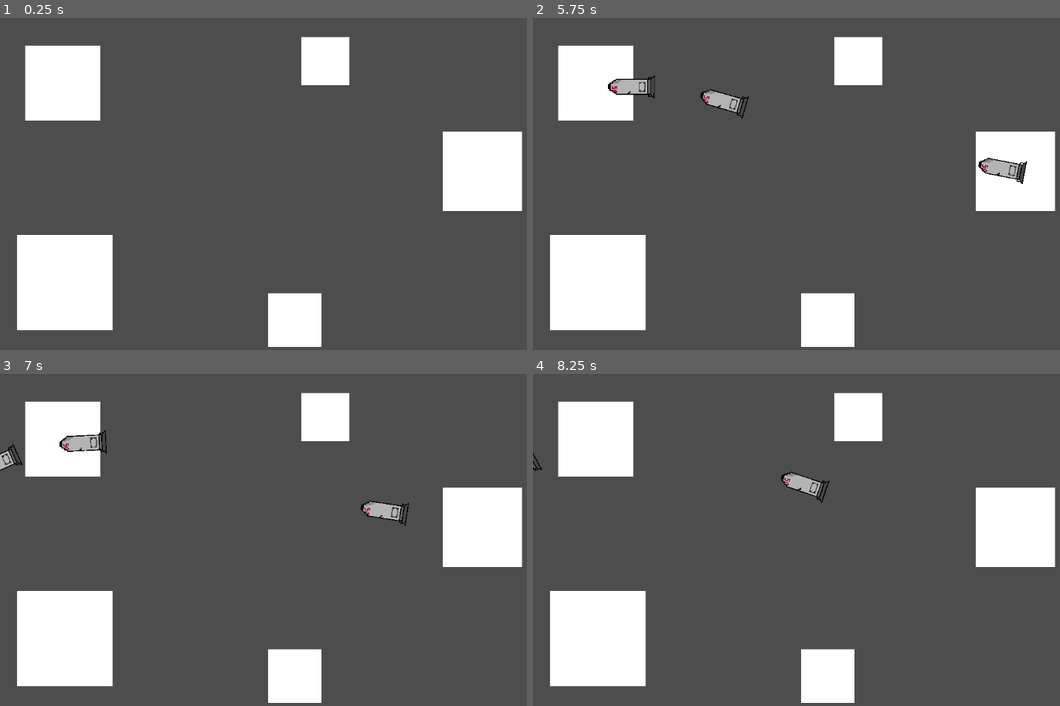
Above: before the commit, frames 1-4 (two rows, left to right).
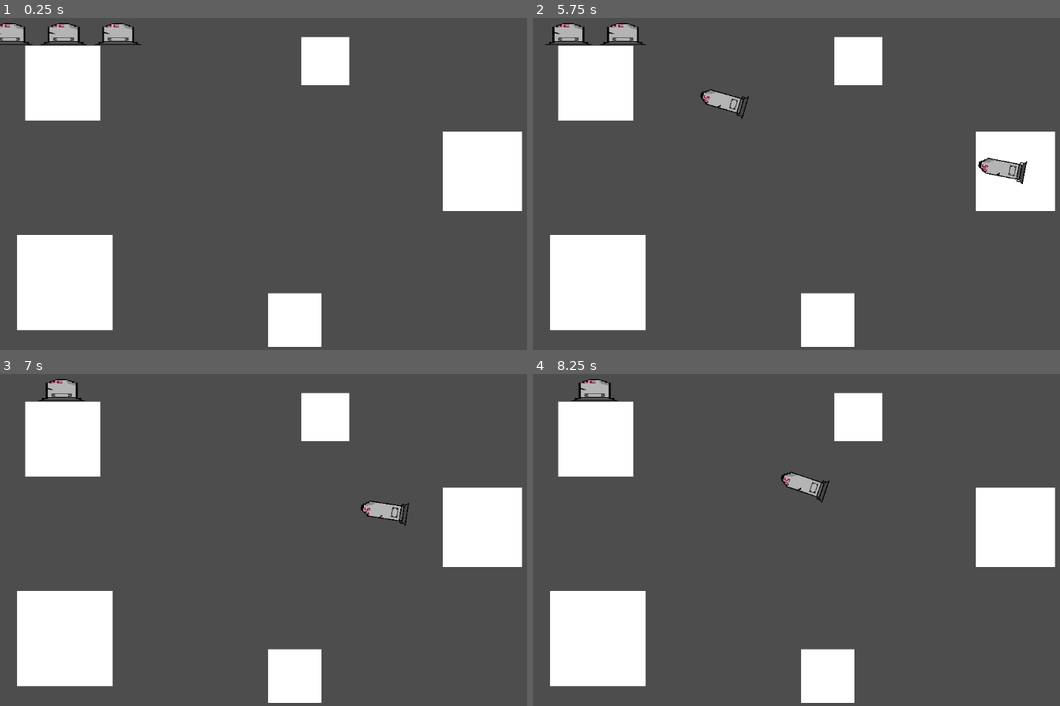
Above: after the commit, the same moments.

Repository: farkon00/GMTK2024
Game: Godot game, scene res://Main.tscn
Two runs of this game, one before a commit and one after it. Both use one fixed random seed, a clock stepped at 60 frames per second and the inputs below.
Inputs (mouse positions are in pixels of both pictures, inside the frame that each line leads up to):
- Up to frame 1 (0.25 s): no input
- Up to frame 2 (5.75 s): tap Enter at 0.5 s; move the mouse to (975, 160) at 0.52 s; click (975, 160) at 0.67 s; move the mouse to (717, 193) at 1.27 s; click (717, 193) at 1.42 s; move the mouse to (901, 101) at 2.02 s; click (901, 101) at 2.17 s; move the mouse to (812, 247) at 2.77 s; click (812, 247) at 2.92 s; move the mouse to (1028, 227) at 3.52 s; click (1028, 227) at 3.67 s; move the mouse to (654, 124) at 4.27 s; click (654, 124) at 4.42 s; move the mouse to (870, 177) at 5.02 s; click (870, 177) at 5.17 s
- Up to frame 3 (7 s): move the mouse to (216, 447) at 5.77 s; click (216, 447) at 5.92 s; move the mouse to (442, 516) at 6.52 s; click (442, 516) at 6.67 s
- Up to frame 4 (8.25 s): move the mouse to (717, 549) at 7.27 s; click (717, 549) at 7.42 s; move the mouse to (901, 457) at 8.02 s; click (901, 457) at 8.17 s

The runs differ from the first frame. In frame 1, 0.9% of the frame differs, in the area x 0-27%, y 1-9%; in frame 2, 1.0%, in the area x 2-24%, y 1-25%; in frame 3, 0.9%; in frame 4, 0.4%.

Commit message:
Added a hearts system

Diff:
--- a/Main.tscn
+++ b/Main.tscn
@@ -1,5 +1,6 @@
-[gd_scene load_steps=4 format=3 uid="uid://60x0tpw1kfl1"]
+[gd_scene load_steps=5 format=3 uid="uid://60x0tpw1kfl1"]
 
+[ext_resource type="Script" path="res://Scripts/Player.gd" id="1_dvysg"]
 [ext_resource type="Script" path="res://Scripts/EnemyShip.gd" id="1_yvwe1"]
 [ext_resource type="PackedScene" uid="uid://bsbnxtfkejl3e" path="res://Nodes/planet.tscn" id="2_c4yi3"]
 
@@ -11,9 +12,11 @@
 [node name="Player" type="StaticBody2D" parent="."]
 position = Vector2(117, 149)
 scale = Vector2(3.5, 3.5)
+script = ExtResource("1_dvysg")
 
 [node name="CollisionShape2D" type="CollisionShape2D" parent="Player"]
-position = Vector2(0.091074, 0.0273132)
+position = Vector2(0.0910721, 0.0273132)
+scale = Vector2(1, 1)
 shape = SubResource("RectangleShape2D_3hqci")
 
 [node name="ColorRect" type="ColorRect" parent="Player"]
@@ -21,6 +24,35 @@
 offset_top = -20.4007
 offset_right = 19.6903
 offset_bottom = 19.5993
+
+[node name="Area2D" type="Area2D" parent="Player"]
+
+[node name="CollisionShape2D" type="CollisionShape2D" parent="Player/Area2D"]
+position = Vector2(0.0910721, 0.0273132)
+scale = Vector2(1, 1)
+shape = SubResource("RectangleShape2D_3hqci")
+
+[node name="Hearts" type="Control" parent="Player"]
+layout_mode = 3
+anchors_preset = 0
+offset_left = 20.0
+offset_right = 20.0
+offset_bottom = 40.0
+
+[node name="HBoxContainer" type="HBoxContainer" parent="Player/Hearts"]
+layout_mode = 1
+anchors_preset = 8
+anchor_left = 0.5
+anchor_top = 0.5
+anchor_right = 0.5
+anchor_bottom = 0.5
+offset_left = -40.0
+offset_top = -51.7143
+offset_bottom = -1.71429
+grow_horizontal = 2
+grow_vertical = 2
+scale = Vector2(1, 0.232797)
+alignment = 1
 
 [node name="EnemyShip" type="StaticBody2D" parent="."]
 position = Vector2(900, 314)
@@ -39,6 +71,7 @@
 offset_top = -20.4007
 offset_right = 19.6903
 offset_bottom = 19.5993
+metadata/_edit_use_anchors_ = true
 
 [node name="Planets" type="Node" parent="."]
 
@@ -47,10 +80,10 @@
 
 [node name="Planet2" parent="Planets" instance=ExtResource("2_c4yi3")]
 position = Vector2(121, 522)
-scale = Vector2(9, 9)
 mass = 1600.0
 
 [node name="Planet3" parent="Planets" instance=ExtResource("2_c4yi3")]
 position = Vector2(550, 592)
-scale = Vector2(3.18, 3.18)
 mass = 500.0
+
+[connection signal="body_entered" from="Player/Area2D" to="Player" method="_on_area_2d_body_entered"]
--- /dev/null
+++ b/Nodes/heart.tscn
@@ -0,0 +1,7 @@
+[gd_scene load_steps=2 format=3 uid="uid://c3amhy6t08kiv"]
+
+[ext_resource type="Texture2D" uid="uid://bx41kynxb7ieo" path="res://Textures/Missile/Missile1.png" id="1_kpnng"]
+
+[node name="Heart" type="TextureRect"]
+texture_filter = 3
+texture = ExtResource("1_kpnng")
--- a/Nodes/missile.tscn
+++ b/Nodes/missile.tscn
@@ -6,9 +6,10 @@
 [sub_resource type="RectangleShape2D" id="RectangleShape2D_3hqci"]
 size = Vector2(38.5416, 16)
 
-[node name="Missile" type="StaticBody2D"]
+[node name="Missile" type="CharacterBody2D"]
 position = Vector2(500.75, 500)
 scale = Vector2(1.75, 1.75)
+motion_mode = 1
 script = ExtResource("1_uto2i")
 
 [node name="CollisionShape2D" type="CollisionShape2D" parent="."]
--- a/Nodes/planet.tscn
+++ b/Nodes/planet.tscn
@@ -7,7 +7,6 @@
 
 [node name="Planet" type="StaticBody2D"]
 position = Vector2(607, 108)
-scale = Vector2(4.5, 4.5)
 script = ExtResource("1_w87ub")
 
 [node name="CollisionShape2D" type="CollisionShape2D" parent="."]
--- a/Scripts/Missile.gd
+++ b/Scripts/Missile.gd
@@ -1,5 +1,5 @@
 class_name Missile
-extends StaticBody2D
+extends CharacterBody2D
 
 @export var movement_speed: float = 100
 
--- a/Scripts/Planet.gd
+++ b/Scripts/Planet.gd
@@ -12,7 +12,6 @@
 
 func _process(delta):
 	if $"CollisionShape2D".shape.get_rect().has_point(get_local_mouse_position()):
-		print("HAS")
 		if Input.is_mouse_button_pressed(MOUSE_BUTTON_LEFT):
 			laser_state = 1
 		elif Input.is_mouse_button_pressed(MOUSE_BUTTON_RIGHT):
--- /dev/null
+++ b/Scripts/Player.gd
@@ -0,0 +1,24 @@
+class_name Player
+extends StaticBody2D
+
+@export var initial_hearts_count = 3
+
+const heart_res = preload("res://Nodes/heart.tscn")
+
+var hearts: Array[TextureRect] = []
+
+# Called when the node enters the scene tree for the first time.
+func _ready():
+	for i in range(initial_hearts_count):
+		var heart = heart_res.instantiate()
+		hearts.append(heart)
+		$"Hearts/HBoxContainer".add_child(heart)
+
+
+func _on_area_2d_body_entered(body):
+	if body is Missile:
+		body.free()
+		hearts.back().free()
+		hearts.pop_back()
+		if hearts.is_empty():
+			get_tree().quit()
